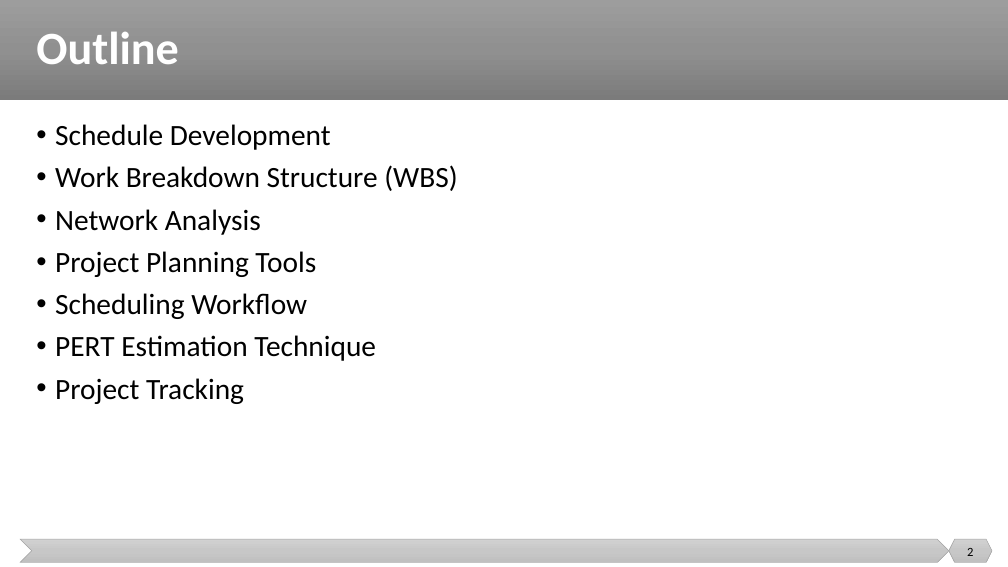
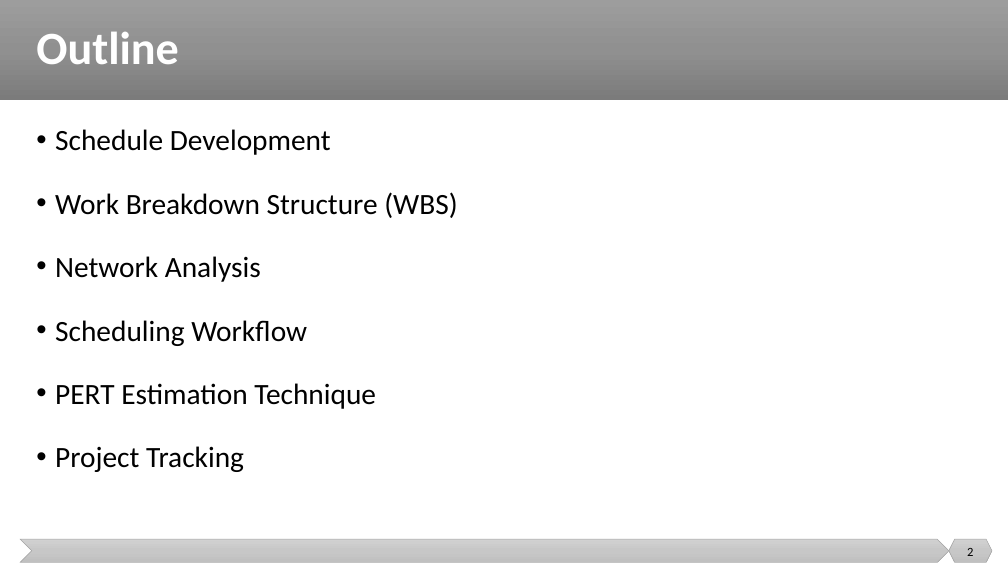
Before and after one commit to malenezi/malenezi, a slide deck: slide 2 of SE423/Lectures/6-Planning/Scheduling and Tracking.pptx. Drawn at 1008x567 pixels with LibreOffice and Linux fonts; fonts in the diff are those of the drawing. Boxes give left, top, right and bottom in pixels: in the first picture for what was removed or moved away, otherwise in the second. Text is boxed around its words. In the diff, an @@ line names an element or a change of style, - is before the commit and + after.

```diff
--- a/SE423/Lectures/6-Planning/Scheduling and Tracking.pptx
+++ b/SE423/Lectures/6-Planning/Scheduling and Tracking.pptx
@@ text "Schedule Development" at box(55, 129, 457, 472): line spacing 0.9 to 1.5 @@
@@ text at box(55, 251, 316, 277): paragraph removed @@
-• Project Planning Tools
```
Also in this commit, not shown: 7 other slides changed, 1 slide removed.
